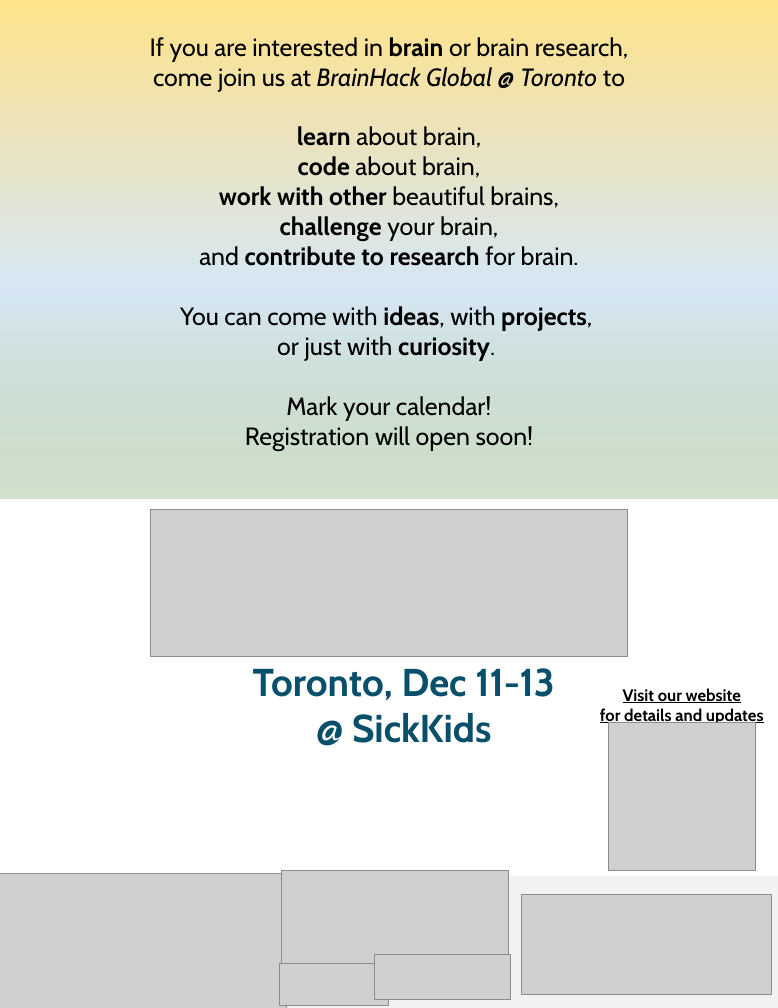
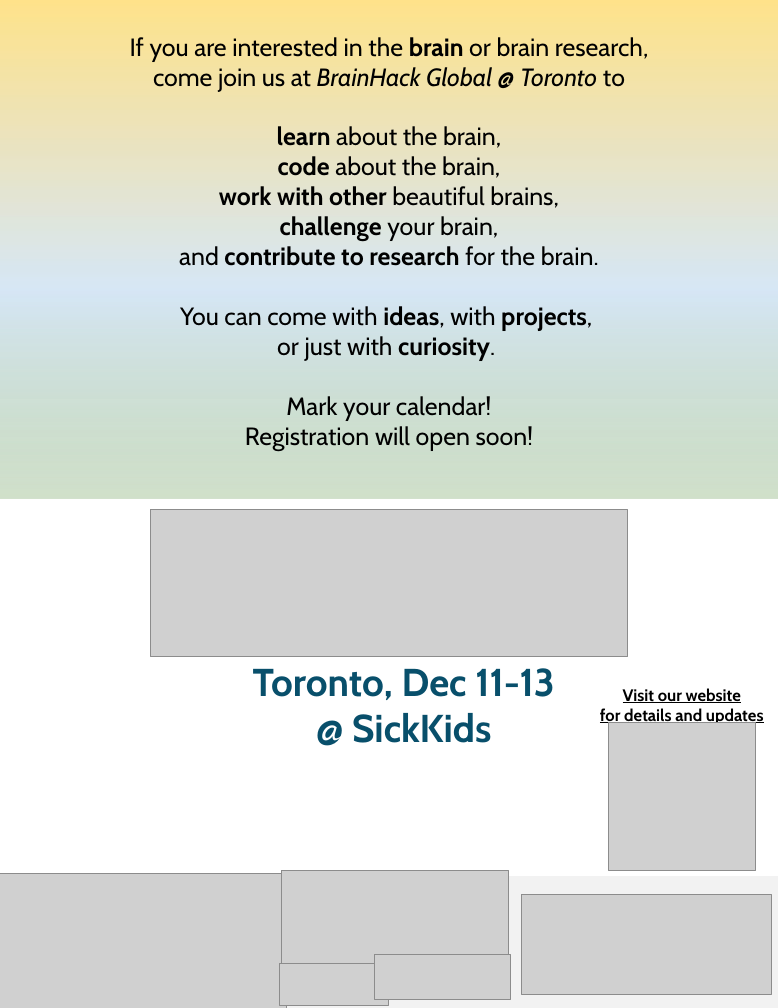
Before and after one commit to brainhackto/global-toronto-12-2024, a slide deck: slide 1 of images/savethedate2024.pptx. Drawn at 778x1008 pixels with LibreOffice and Linux fonts; fonts in the diff are those of the drawing; grey boxes stand for pictures; background and template pictures are left out. Boxes give left, top, right and bottom in pixels: in the first picture for what was removed or moved away, otherwise in the second. Text is boxed around its words. In the diff, an @@ line names an element or a change of style, - is before the commit and + after.

```diff
--- a/images/savethedate2024.pptx
+++ b/images/savethedate2024.pptx
@@ text at <box>130,37,648,61</box>: text changed @@
-If you are interested in brain or brain research,
+If you are interested in the brain or brain research,
@@ text at <box>277,126,501,178</box>: text changed @@
-learn about brain,
-code about brain,
+learn about the brain,
+code about the brain,
@@ text at <box>179,246,599,266</box>: text changed @@
-and contribute to research for brain.
+and contribute to research for the brain.
```
Also in this commit, not shown: 7 other files.
